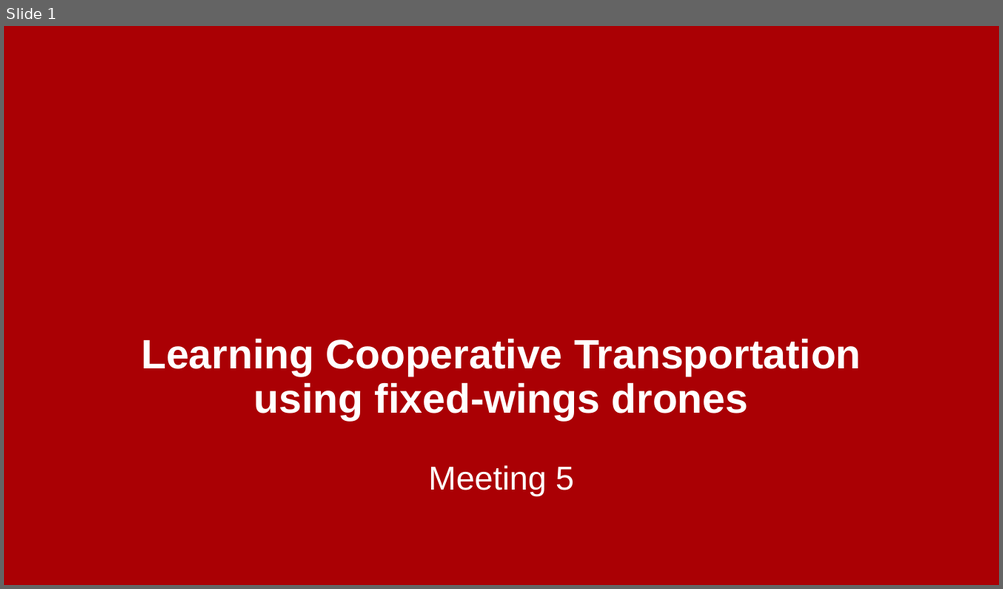
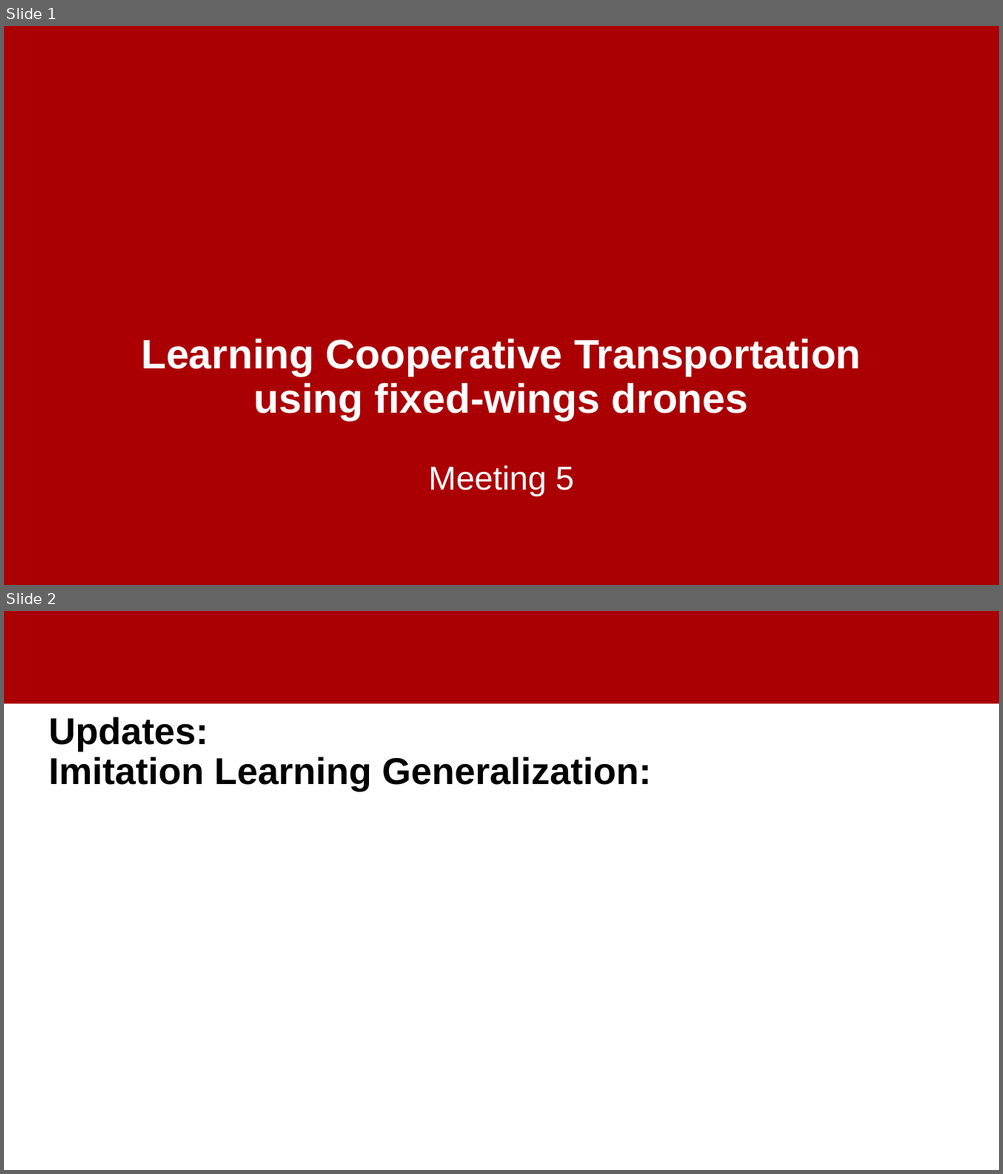
Before and after one commit to amedhisham/FixedWingsCoopTransportation, a slide deck: documentation/Meeting 5.pptx. Shown one above the other, each under a label of ours: slide 1 before the commit, slides 1 and 2 after it. The pictures are 1003x589 and 1003x1174 pixels, drawn with LibreOffice and Linux fonts; fonts in the diff are those of the drawing; grey boxes stand for pictures; background and template pictures are left out. Boxes give left, top, right and bottom in pixels: in the first picture for what was removed or moved away, otherwise in the second. Text is boxed around its words. In the diff, an @@ line names an element or a change of style, - is before the commit and + after.

```diff
--- a/documentation/Meeting 5.pptx
+++ b/documentation/Meeting 5.pptx
@@ slide 2 added at (x1=4, y1=611, x2=999, y2=1170), background #FFFFFF @@
@@ rectangle added at (x1=4, y1=611, x2=999, y2=704), fill #AA0004 @@
@@ title added at (x1=48, y1=717, x2=652, y2=792), 36 pt, text #000000, bold @@
+Updates:
+Imitation Learning Generalization:
```
Also in this commit, not shown: 2 slides changed, 26 other slides added, 8 slides removed, 32 other files.
